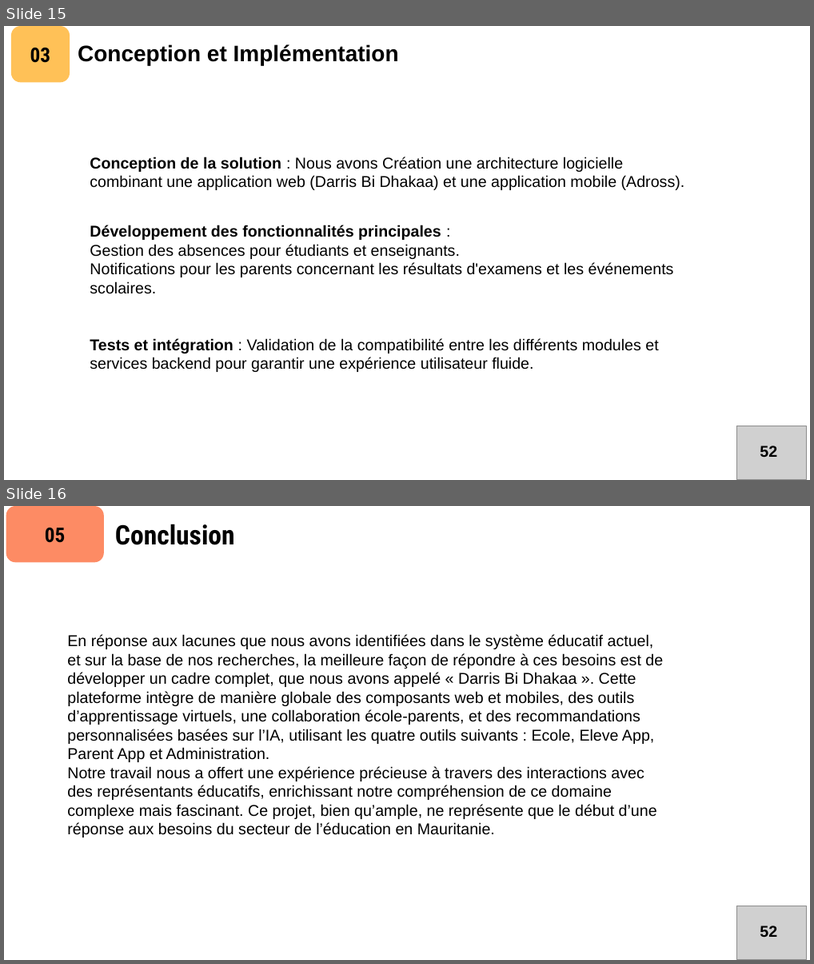
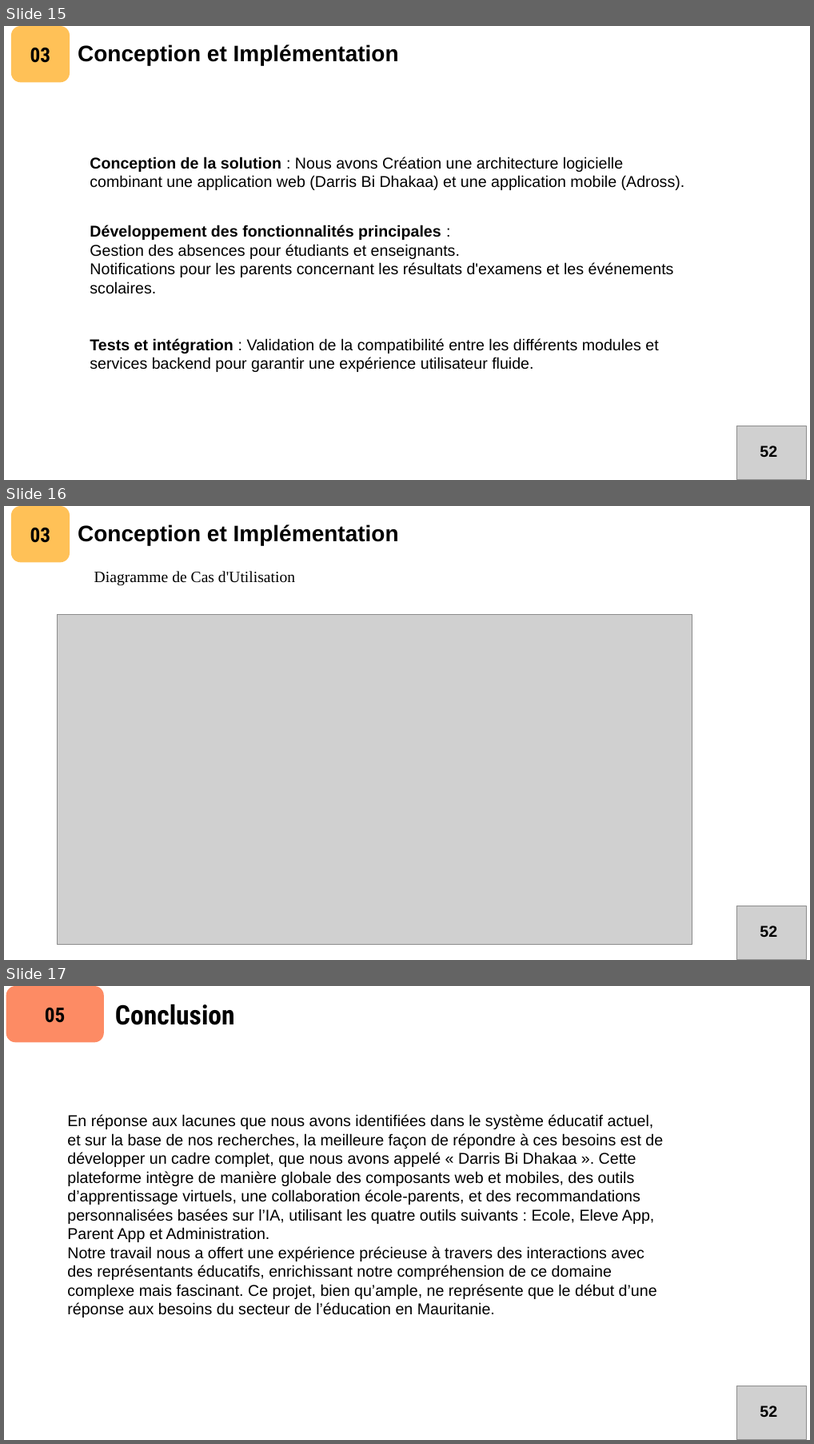
Before and after one commit to TouradGithub/education_system, a slide deck: presentation.pptx. Shown one above the other, each under a label of ours: slides 15 and 16 before the commit, slides 15, 16 and 17 after it. The pictures are 814x964 and 814x1444 pixels, drawn with LibreOffice and Linux fonts; fonts in the diff are those of the drawing; grey boxes stand for pictures. Boxes give left, top, right and bottom in pixels: in the first picture for what was removed or moved away, otherwise in the second. Text is boxed around its words. In the diff, an @@ line names an element or a change of style, - is before the commit and + after.

```diff
--- a/presentation.pptx
+++ b/presentation.pptx
@@ slide 16 added at [4,506,810,960], background #FFFFFF @@
@@ rounded rectangle added at [11,506,70,563], fill #FFC157, 18 pt, text #000000, bold @@
+03
@@ text added at [78,524,399,545], 20 pt, text #000000, bold @@
+Conception et Implémentation
@@ text added at [94,571,295,586], 14 pt, text #000000 @@
+Diagramme de Cas d'Utilisation
@@ picture added at [58,615,693,944] @@
@@ picture added at [738,905,807,959] @@
@@ text added at [760,925,778,936], 14 pt, text #000000, bold @@
+52
@@ what was slide 16 is now slide 17 @@
```
Also in this commit, not shown: 1 other file.
